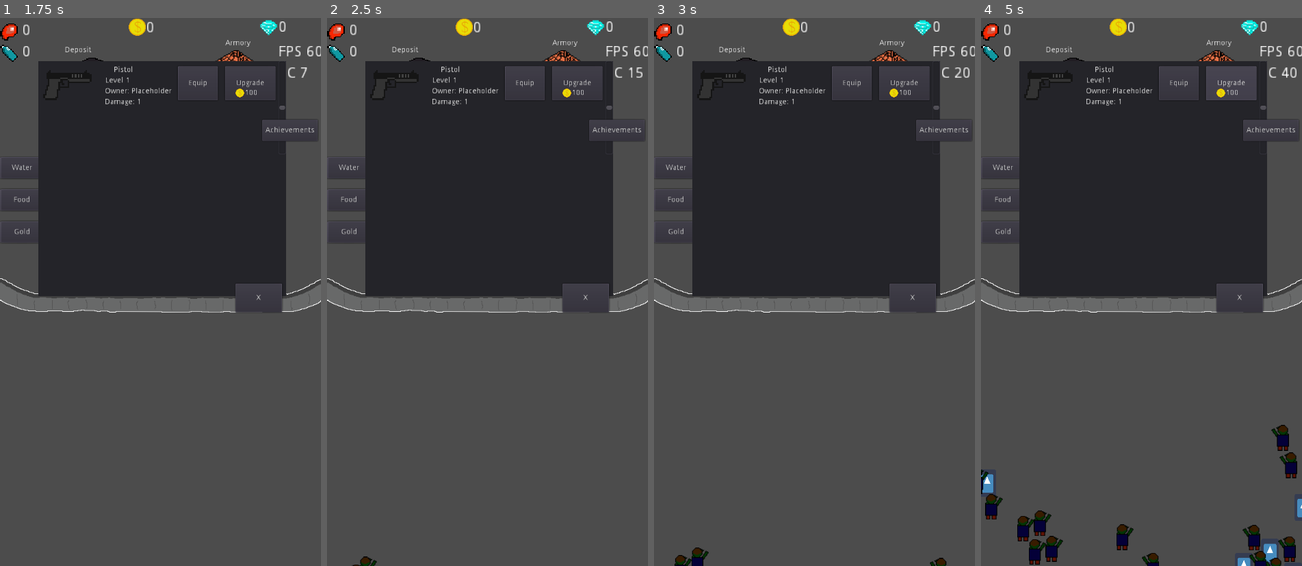
Above: before the commit, frames 1-4 (left to right).
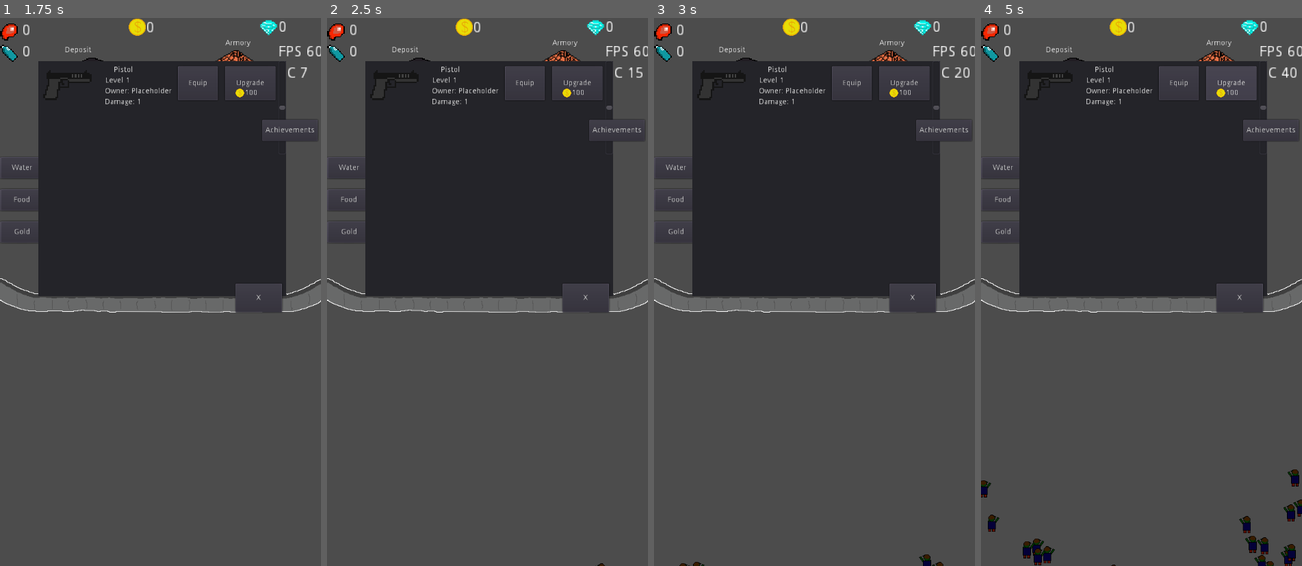
Above: after the commit, the same moments.

Repository: stranker/CLICKER_Z
Game: Godot game, scene res://Scene/MainScene.tscn
Same seed, same stepped clock (60 frames per second), same inputs: the game is played once before the commit and once after it. The engine's default icon, where the game draws it, is replaced by a stand-in: a white triangle on a blue panel in a dark square.
Inputs (mouse positions are in pixels of both pictures, inside the frame that each line leads up to):
- Up to frame 1 (1.75 s): click (237, 78) at 0.5 s; click (77, 89) at 1.25 s
- Up to frame 2 (2.5 s): click (570, 182) at 2 s
- Up to frame 3 (3 s): click (734, 182) at 2.75 s
- Up to frame 4 (5 s): click (1144, 127) at 3.5 s; click "Upgrade" at 4.25 s

Frame 1 is identical in both runs. In frame 2, less than 0.1% of the frame differs, in the area x 7-87%, y 98-100%; in frame 3, 0.3%; in frame 4, 2.7%, in the area x 0-100%, y 74-100%.

Commit message:
V0.9
Se agrega nueva clase de zombie mas performante / Falta que se muevan

Diff:
--- a/Object/Bullet.tscn
+++ b/Object/Bullet.tscn
@@ -53,6 +53,15 @@
 func _on_Vis_screen_exited():
 	queue_free()
 	pass # replace with function body
+
+
+func _on_Col_area_entered( area ):
+	if area.is_in_group(\"enemy\"):
+		area.get_damage(damage,get_parent().get_w_owner())
+		if critic:
+			create_critic_label()
+		queue_free()
+	pass # replace with function body
 "
 _sections_unfolded = [ "Resource" ]
 
@@ -87,6 +96,8 @@
 scale = Vector2( 0.404416, 0.469122 )
 rect = Rect2( -10, -10, 20, 20 )
 
+[connection signal="area_entered" from="Col" to="." method="_on_Col_area_entered"]
+
 [connection signal="body_entered" from="Col" to="." method="_on_Col_body_entered"]
 
 [connection signal="screen_exited" from="Vis" to="." method="_on_Vis_screen_exited"]
--- a/Object/Characters/Enemy.gd
+++ b/Object/Characters/Enemy.gd
@@ -7,7 +7,7 @@
 var gold = 0
 var killer = null
 
-#Dop
+#Drop
 var coin = preload("res://Object/CoinCandy.tscn")
 var supply = preload("res://Object/Supply.tscn")
 var drop_prob = 0
--- a/Object/Characters/NormalZombie.tscn
+++ b/Object/Characters/NormalZombie.tscn
@@ -53,7 +53,7 @@
 radius = 15.9949
 height = 17.1185
 
-[node name="Z" type="RigidBody2D" index="0"]
+[node name="Z" type="RigidBody2D"]
 
 position = Vector2( 0, -0.142397 )
 input_pickable = false
--- /dev/null
+++ b/Object/Characters/ZombieNormalv2.tscn
@@ -0,0 +1,151 @@
+[gd_scene load_steps=4 format=2]
+
+[ext_resource path="res://Sprite/Zombi.png" type="Texture" id=1]
+
+[sub_resource type="GDScript" id=1]
+
+resource_name = "ZombieNormalv2.gd"
+script/source = "extends Area2D
+
+# Enemy variables
+var life = 0
+var walkingSpeed = 0
+var direction = Vector2()
+var gold = 0
+var killer = null
+var desviacion = Vector2()
+
+#Drop
+var coin = preload(\"res://Object/CoinCandy.tscn\")
+var supply = preload(\"res://Object/Supply.tscn\")
+var drop_prob = 0
+
+func _ready():
+	add_to_group(\"enemy\")
+	initialize()
+	pass
+
+func set_life(val):
+	life = val
+
+func get_life():
+	return life
+
+func set_gold(val):
+	gold = val
+
+func get_gold():
+	return gold
+
+func set_killer(val):
+	killer = val
+
+func get_killer():
+	return killer
+
+func set_drop_prob(val):
+	drop_prob = val
+
+func get_drop_prob():
+	return drop_prob
+
+func set_direction(val):
+	direction = val
+
+func get_direction():
+	return direction
+
+func set_walking_speed(val):
+	walkingSpeed = val
+
+func get_walking_speed():
+	return walkingSpeed
+
+func set_initial_speed():
+	randomize()
+	walkingSpeed = int(rand_range(walkingSpeed,walkingSpeed*1.5))
+	pass
+
+func drop_coin():
+	var c = coin.instance()
+	get_node(\"/root/MainScene/Candy\").call_deferred(\"add_child\",c)
+	c.global_position = global_position
+	c.cant = gold + killer.get_income()
+	pass
+
+func drop_supply():
+	var nr = int(rand_range(0,100))
+	if nr > drop_prob:
+		randomize()
+		var s = supply.instance()
+		if nr % 2 == 0:
+			s.create_food(int(rand_range(1,3)),global_position)
+		else:
+			s.create_water(int(rand_range(1,3)),global_position)
+		get_node(\"/root/MainScene/Candy\").call_deferred(\"add_child\",s)
+		if s.is_inside_tree():
+			s.start_tween()
+	pass
+
+func alive():
+	return life>0
+
+func initialize():
+	set_walking_speed(25)
+	set_life(2)
+	set_gold(2)
+	set_initial_speed()
+	set_drop_prob(75)
+	desviacion = Vector2(rand_range(-200,200),rand_range(5,200))
+	pass
+
+func get_damage(dmg,kille):
+	if life > 0:
+		life -= dmg
+		var knockback = (kille.global_position - global_position).normalized()
+		translate(-knockback * 10)
+	if life <= 0 and !alive():
+		Global.ZOMBI_LIST.erase(self)
+		Global.zombie_killed += 1
+		Global.EXP += 1
+		killer = kille
+		drop_coin()
+		drop_supply()
+		queue_free()
+	pass
+
+func _process(delta):
+	if direction.x > 0:
+		$Sprite.flip_h = true
+	direction.x = Global.player_pos.x + desviacion.x - global_position.x
+	direction.y = Global.player_pos.y - global_position.y
+	direction = direction.normalized()
+	if global_position.y > Global.wallPosition.y + desviacion.y:
+		translate(direction * delta * walkingSpeed)
+	pass"
+_sections_unfolded = [ "Resource" ]
+
+[sub_resource type="CapsuleShape2D" id=2]
+
+custom_solver_bias = 0.0
+radius = 10.0
+height = 20.0
+
+[node name="ZombieNormalv2" type="Area2D" index="0"]
+
+input_pickable = true
+gravity_vec = Vector2( 0, 1 )
+gravity = 98.0
+linear_damp = 0.1
+angular_damp = 1.0
+audio_bus_override = false
+audio_bus_name = "Master"
+script = SubResource( 1 )
+
+[node name="Sprite" type="Sprite" parent="." index="0"]
+
+texture = ExtResource( 1 )
+
+[node name="CollisionShape2D" type="CollisionShape2D" parent="." index="1"]
+
+shape = SubResource( 2 )
--- a/Object/Global.gd
+++ b/Object/Global.gd
@@ -40,6 +40,9 @@
 # Search Master
 var search_master = null
 
+# Wall
+var wallPosition = Vector2()
+
 func _ready():
 	pass
 
--- a/Object/Spawner.tscn
+++ b/Object/Spawner.tscn
@@ -6,6 +6,7 @@
 script/source = "extends Position2D
 
 var normal_zombie = preload(\"res://Object/Characters/NormalZombie.tscn\")
+var normal_zombie_v2 = preload(\"res://Object/Characters/ZombieNormalv2.tscn\")
 var warrior_zombie = preload(\"res://Object/Characters/ZombieWarrior.tscn\")
 var pos = Vector2()
 var z = null
@@ -19,10 +20,10 @@
 	pos.y = rand_range(-50,50)
 	var nr = int(rand_range(0,100))
 	if can_spawn():
-		if nr > 85:
+		if nr > 99:
 			spawn_warrior_zombie()
 		else:
-			spawn_normal_zombie()
+			spawn_normal_zombie_v2()
 		get_node(\"/root/MainScene/InteractiveArea/Zombies\").call_deferred(\"add_child\",z)
 		z.global_position = global_position + pos
 		Global.ZOMBI_LIST.append(z)
@@ -30,6 +31,10 @@
 
 func spawn_normal_zombie():
 	z = normal_zombie.instance()
+	pass
+
+func spawn_normal_zombie_v2():
+	z = normal_zombie_v2.instance()
 	pass
 
 func spawn_warrior_zombie():
--- a/Object/Wall.tscn
+++ b/Object/Wall.tscn
@@ -8,10 +8,11 @@
 script/source = "extends StaticBody2D
 
 func _ready():
+	Global.wallPosition = $Position.global_position
 	pass"
 _sections_unfolded = [ "Resource" ]
 
-[node name="Wall" type="StaticBody2D" index="0" groups=[
+[node name="Wall" type="StaticBody2D" groups=[
 "wall",
 ]]
 
@@ -55,3 +56,7 @@
 position = Vector2( 13.4978, 299.368 )
 build_mode = 0
 polygon = PoolVector2Array( -13.4327, 227.299, -14.1678, 189.809, 51.9903, 218.478, 526.35, 225.106, 585.013, 194.422, 587.72, 230.521, 528.155, 246.766, 54.3441, 246.766 )
+
+[node name="Position" type="Position2D" parent="." index="5"]
+
+position = Vector2( 300.599, 538.175 )
